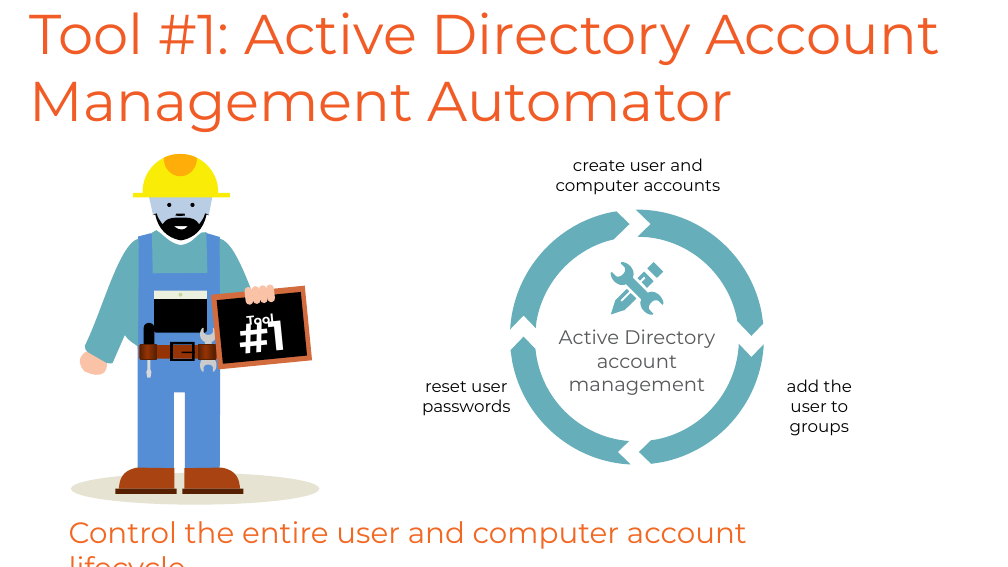
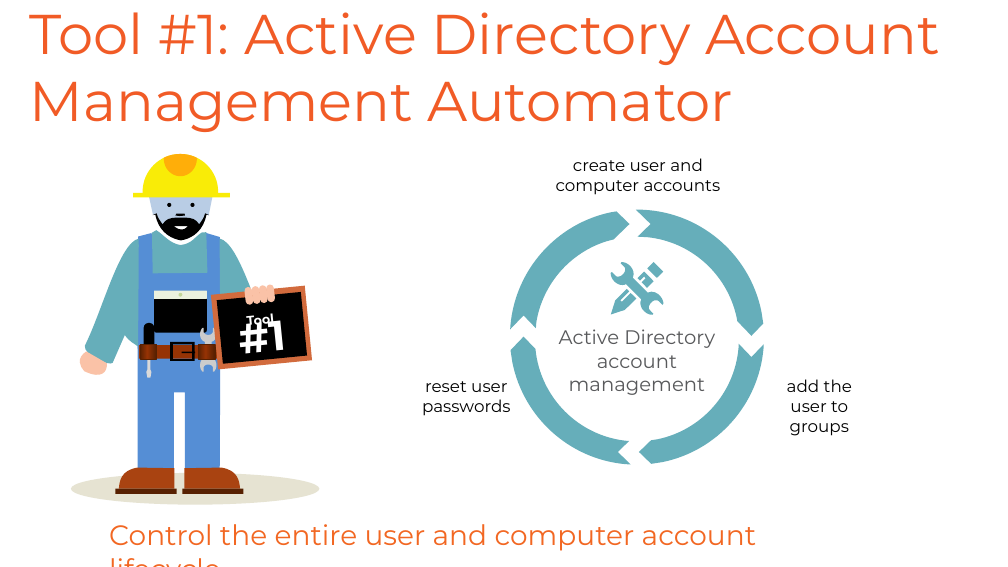
Before and after one commit to adbertram/Session-Content, a slide deck: slide 6 of Live Talks/TechMentor 2016/Building Real PowerShell Tools for Real Ops Tasks/slides.pptx. Drawn at 1008x567 pixels with LibreOffice and Linux fonts; fonts in the diff are those of the drawing; background and template pictures are left out. Boxes give left, top, right and bottom in pixels: in the first picture for what was removed or moved away, otherwise in the second. Text is boxed around its words. In the diff, an @@ line names an element or a change of style, - is before the commit and + after.

```diff
--- a/Live Talks/TechMentor 2016/Building Real PowerShell Tools for Real Ops Tasks/slides.pptx
+++ b/Live Talks/TechMentor 2016/Building Real PowerShell Tools for Real Ops Tasks/slides.pptx
@@ text "Control the entire user and ...": place and size @@
-text "Control the entire user and ..." at box(69, 521, 747, 549)
+text "Control the entire user and ..." at box(109, 524, 756, 551)
@@ text "Control the entire user and ..." at box(109, 524, 756, 551): size 21 to 20 pt @@
```
Also in this commit, not shown: 1 other slide changed, 3 other files.
